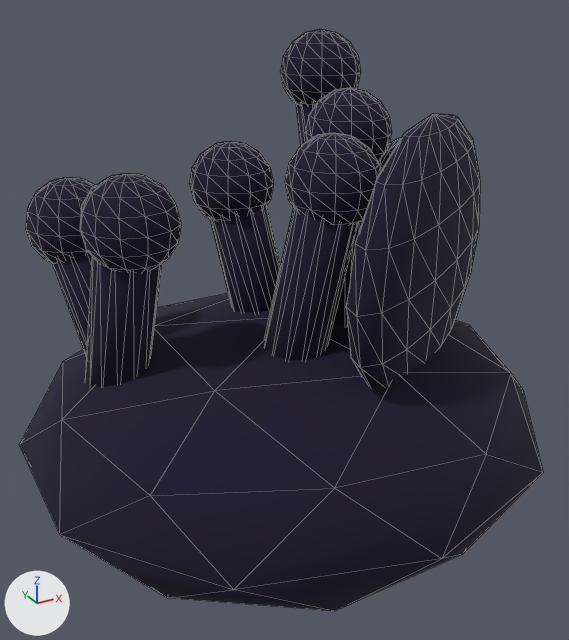
What one commit did to the glTF model public/models/coral0.glb.
The view is the same before and after, from a 50 mm camera at (-0.595, -1.073, 0.724) aimed at (-0.01, -0.009, 0.192). The lights are fixed; the arrows at lower left show +X, +Y and +Z. The first picture is the older version. Mesh edges are drawn as thin lines. Vertices at exactly the same position are counted once.

The scene before the commit, as lines of its bpy script (objects in view):
```python
me_icosphere = bpy.data.meshes.new('Icosphere')
me_icosphere.from_pydata(...)  # 1852 vertices, 3576 faces; spans x -0.439..0.439, y -0.432..0.432, z -0.192..0.634
# faces by material slot: [80, 1788, 848, 636, 224]
me_icosphere.materials.append(mat_tx_rockstone)  # picture img_rockstone
me_icosphere.materials.append(mat_outline)  # dark purple #140c2c
me_icosphere.materials.append(mat_coral_ff7aa8)  # pink #ff7ba9
me_icosphere.materials.append(mat_coral_ffd25e)  # yellow #ffd35e
me_icosphere.materials.append(mat_coralfan)  # purple #c89cff
ob_coral0 = bpy.data.objects.new('coral0', me_icosphere)
ob_coral0.location = (0.0, 0.0, 0.0)
```
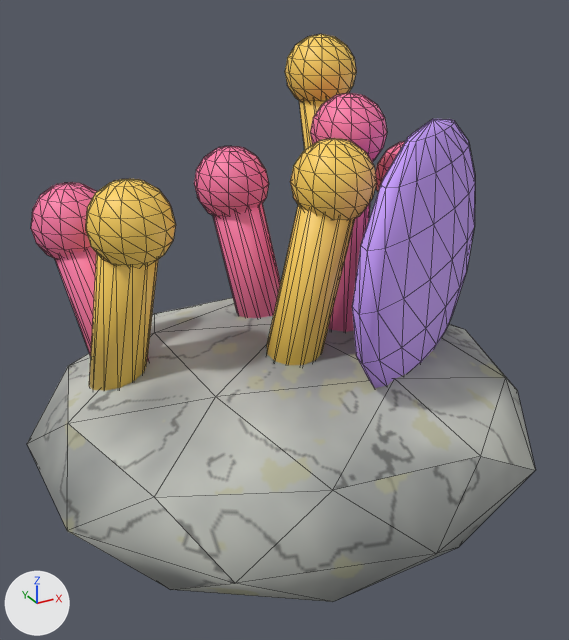
What the commit changed:
me_icosphere is used by ob_coral0; location (0.0, 0.0, 0.0).
me_icosphere had 1852 vertices, 3576 faces and spanned x -0.439..0.439, y -0.432..0.432, z -0.192..0.634.
me_icosphere now has 926 vertices, 1788 faces and spans x -0.428..0.431, y -0.42..0.42, z -0.18..0.626.
me_icosphere part 1: 16 loose pieces with 926 vertices, spanning x -0.439..0.439, y -0.432..0.432, z -0.192..0.634, are deleted.
me_icosphere no longer uses material mat_outline (dark purple #140c2c).

Changed parts and their boxes (x1, y1, x2, y2) in the pictures (569 x 640 px):
'coral0', reshaped: before (20, 29, 543, 611); after (27, 34, 535, 602)
part 1 of me_icosphere, deleted: before (20, 29, 543, 611)
